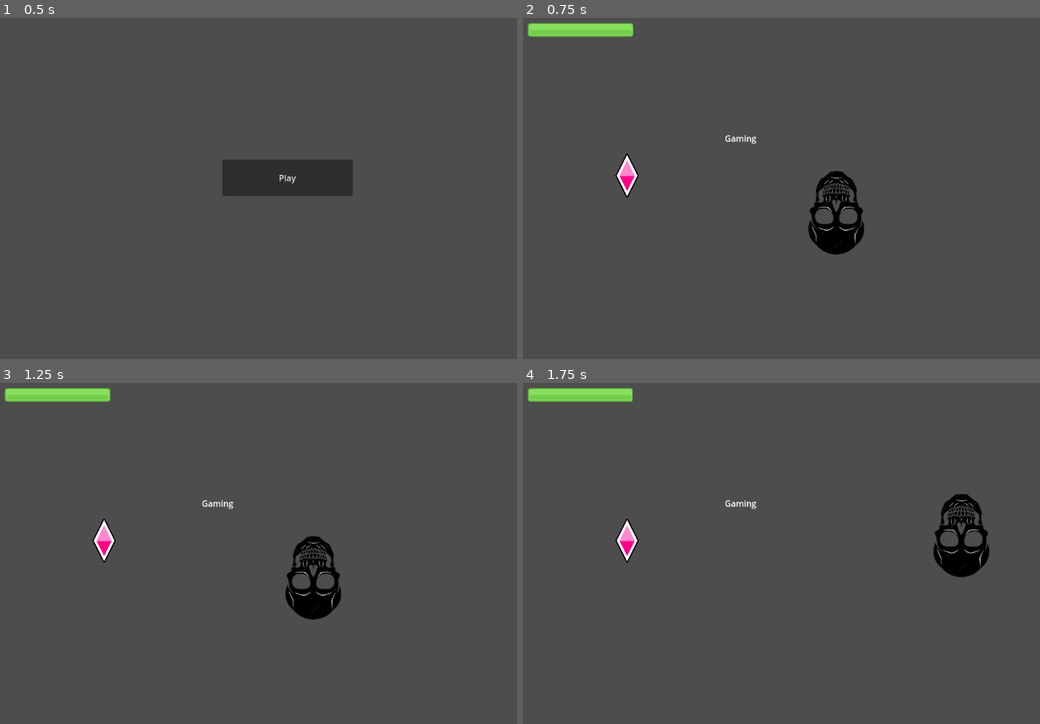
Above: before the commit, frames 1-4 (two rows, left to right).
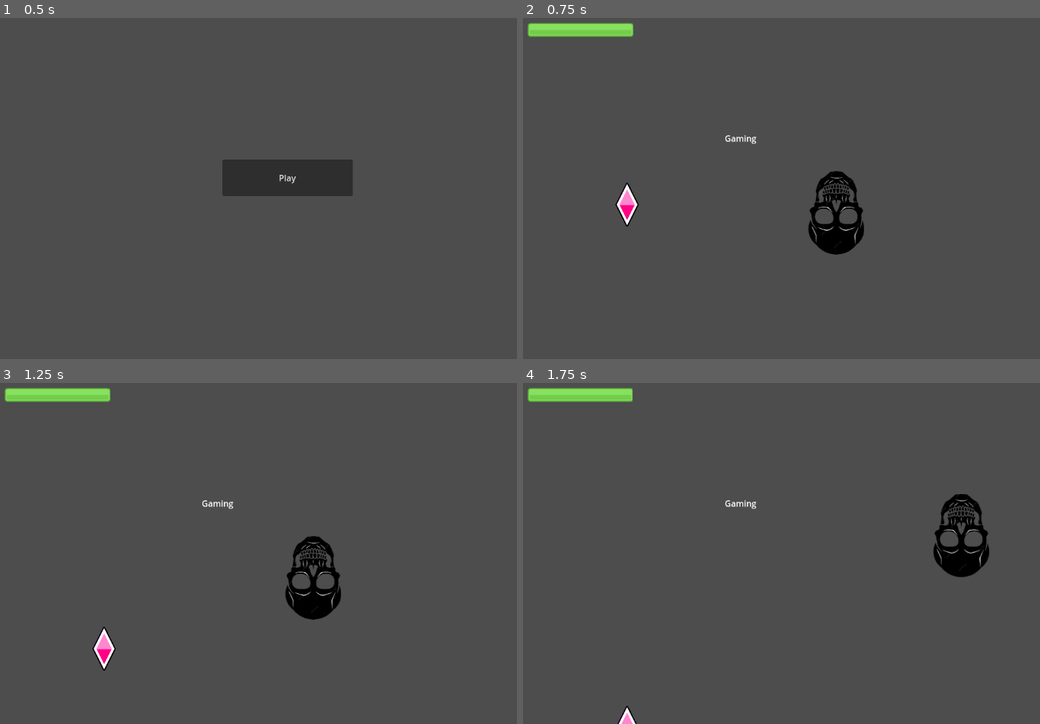
Above: after the commit, the same moments.

Repository: vaarnio/purgatory-gmtk2023
Game: Godot game, scene res://menu.tscn
Two runs of this game, one before a commit and one after it. Both use one fixed random seed, a clock stepped at 60 frames per second and the inputs below.
Inputs (mouse positions are in pixels of both pictures, inside the frame that each line leads up to):
- Up to frame 1 (0.5 s): no input
- Up to frame 2 (0.75 s): click "Play" at 0.5 s
- Up to frame 3 (1.25 s): no input
- Up to frame 4 (1.75 s): move the mouse to (957, 536) at 1.27 s

Frame 1 is identical in both runs. In frame 2, 0.6% of the frame differs, in the area x 17-23%, y 39-62%; in frame 3, 0.6%, in the area x 17-23%, y 39-85%; in frame 4, 0.4%.

Commit message:
Make bullet move

Diff:
--- a/Bullet.gd
+++ b/Bullet.gd
@@ -1,20 +1,21 @@
 extends Area2D
 
-#@export var move_speed : float = 30.0
-#@export var move_dir : Vector2
+@export var move_speed : float = 30.0
+@export var move_dir : Vector2
 
-#var start_pos : Vector2
-#var target_pos : Vector2
+var start_pos : Vector2
+var target_pos : Vector2
 
 # Called when the node enters the scene tree for the first time.
 func _ready():
+	start_pos = global_position
+	target_pos = start_pos + move_dir
 	pass # Replace with function body.
 
 
 # Called every frame. 'delta' is the elapsed time since the previous frame.
 func _process(delta):
-	#global_position = global_position.move_toward(target_pos, move_speed * delta)
-	pass
+	global_position = global_position.move_toward(target_pos, move_speed * delta)
 
 
 func _on_body_entered(body):
--- a/level1.tscn
+++ b/level1.tscn
@@ -47,6 +47,8 @@
 [node name="Area2D" type="Area2D" parent="."]
 position = Vector2(200, 300)
 script = ExtResource("5_k4sn5")
+move_speed = 300.0
+move_dir = Vector2(0, 1000)
 
 [node name="Sprite2D" type="Sprite2D" parent="Area2D"]
 texture = ExtResource("6_ombhk")
